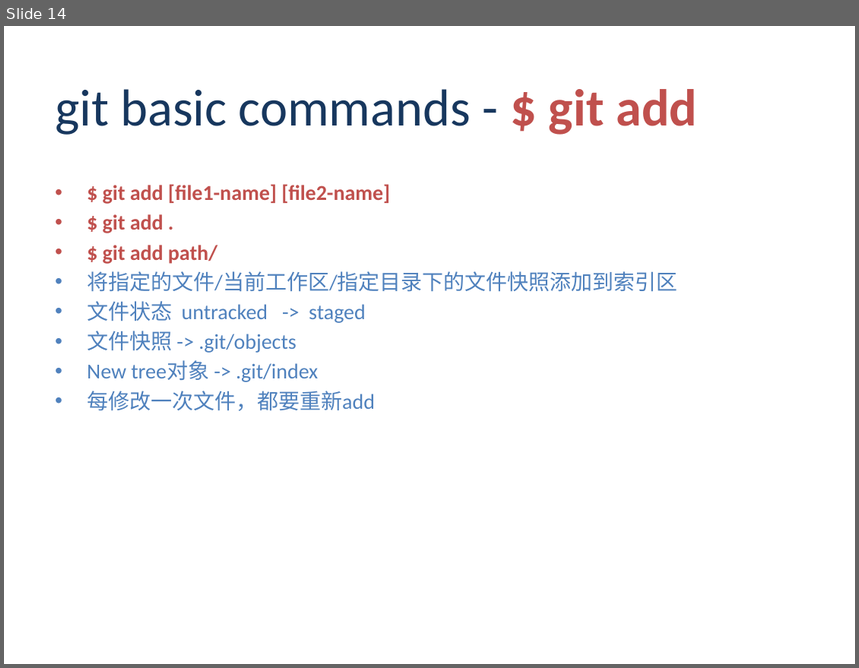
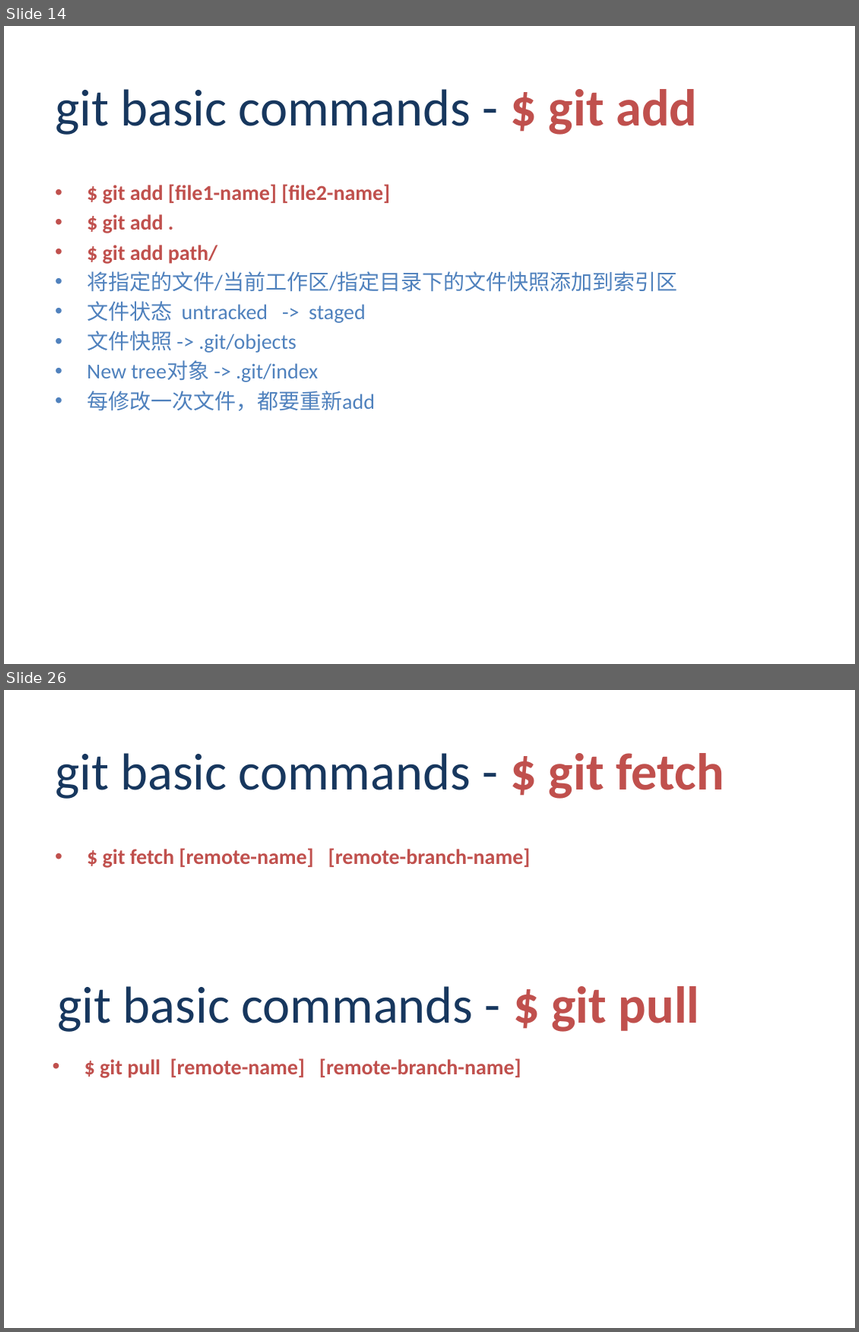
Before and after one commit to ayi0z/PGRN, a slide deck: ProGit.pptx. Shown one above the other, each under a label of ours: slide 14 before the commit, slides 14 and 26 after it; the slides between them are not shown. The pictures are 859x668 and 859x1332 pixels, drawn with LibreOffice and Linux fonts; fonts in the diff are those of the drawing; background and template pictures are left out. Boxes give left, top, right and bottom in pixels: in the first picture for what was removed or moved away, otherwise in the second. Text is boxed around its words. In the diff, an @@ line names an element or a change of style, - is before the commit and + after.

```diff
--- a/ProGit.pptx
+++ b/ProGit.pptx
@@ slide 26 added at bbox=[4, 690, 855, 1328], background picture (left out) @@
@@ title added at bbox=[55, 753, 724, 799], 44 pt, text #17375E @@
+git basic commands - $ git fetch
@@ text added at bbox=[103, 848, 531, 868], 18 pt, text #C0504D, bold @@
+• $ git fetch [remote-name] [remote-branch-name]
@@ text added at bbox=[58, 986, 700, 1032], 44 pt, text #17375E @@
+git basic commands - $ git pull
@@ text added at bbox=[100, 1059, 522, 1078], 18 pt, text #C0504D, bold @@
+• $ git pull [remote-name] [remote-branch-name]
```
Also in this commit, not shown: 7 slides changed, 12 other slides added, 1 other file.
